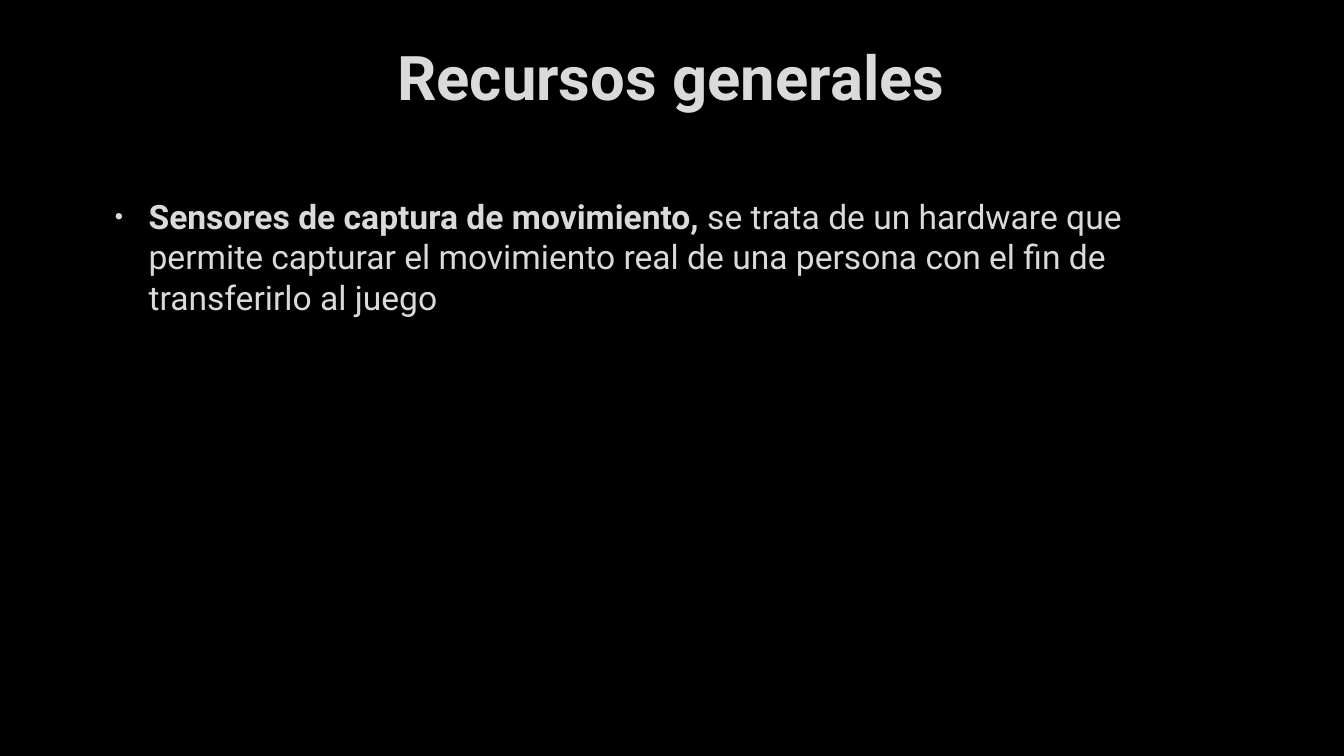
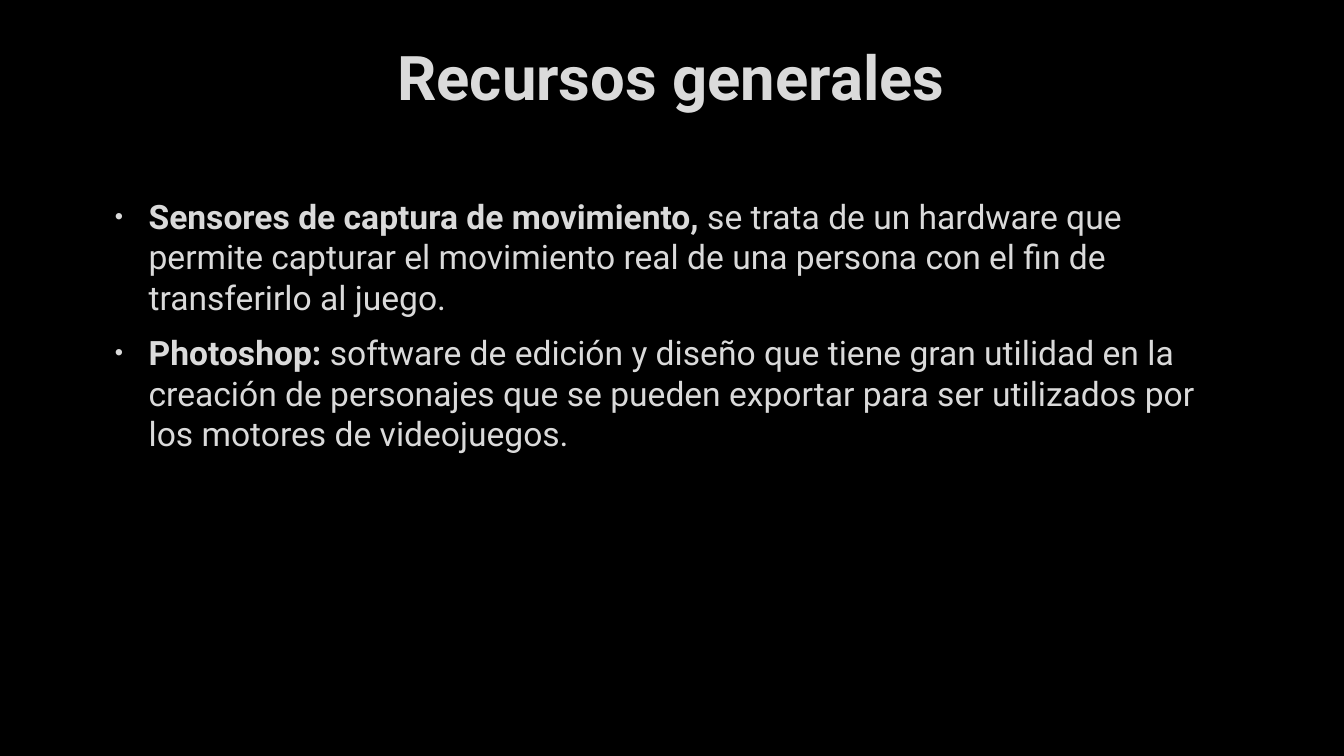
Before and after one commit to laiapc/TG1, a slide deck: slide 14 of Presentación TG1.pptx. Drawn at 1344x756 pixels with LibreOffice and Linux fonts; fonts in the diff are those of the drawing; background and template pictures are left out. Boxes give left, top, right and bottom in pixels: in the first picture for what was removed or moved away, otherwise in the second. Text is boxed around its words. In the diff, an @@ line names an element or a change of style, - is before the commit and + after.

```diff
--- a/Presentación TG1.pptx
+++ b/Presentación TG1.pptx
@@ text at bbox=[149, 203, 1194, 453]: text changed @@
-• Sensores de captura de movimiento, se trata de un hardware que permite capturar el movimiento real de una persona con el fin de transferirlo al juego
+• Sensores de captura de movimiento, se trata de un hardware que permite capturar el movimiento real de una persona con el fin de transferirlo al juego.
+• Photoshop: software de edición y diseño que tiene gran utilidad en la creación de personajes que se pueden exportar para ser utilizados por los motores de videojuegos.
```
Also in this commit, not shown: 3 other slides changed, 1 slide added, 1 slide removed.
